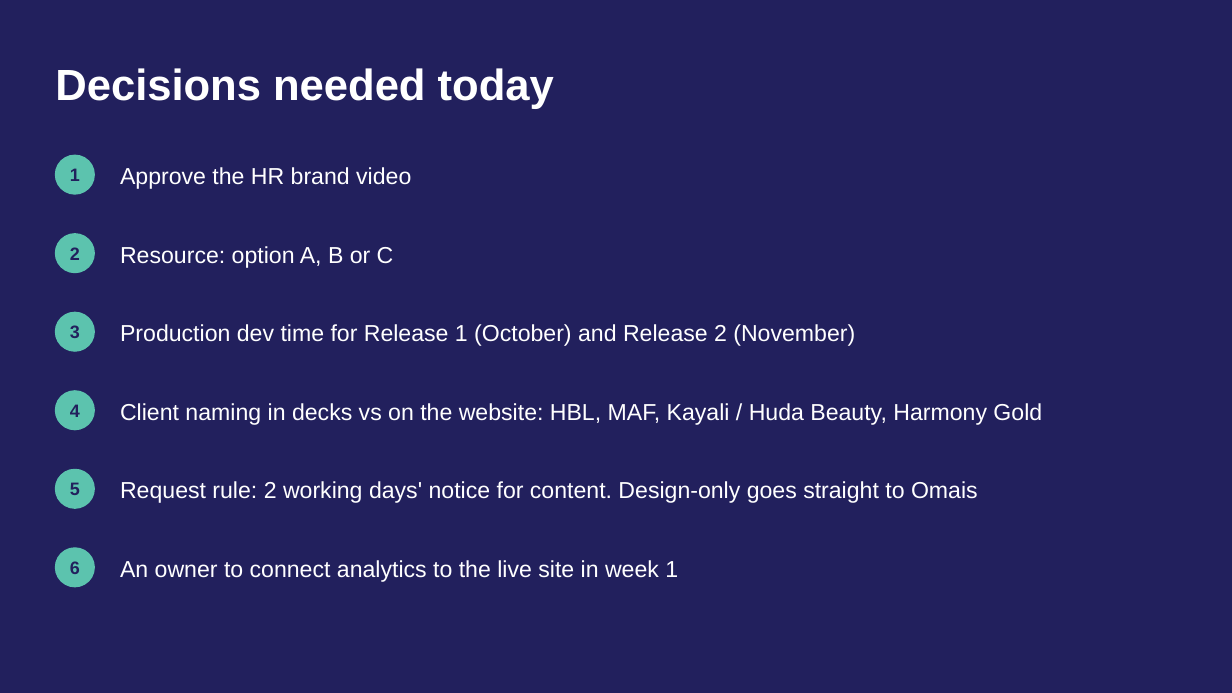
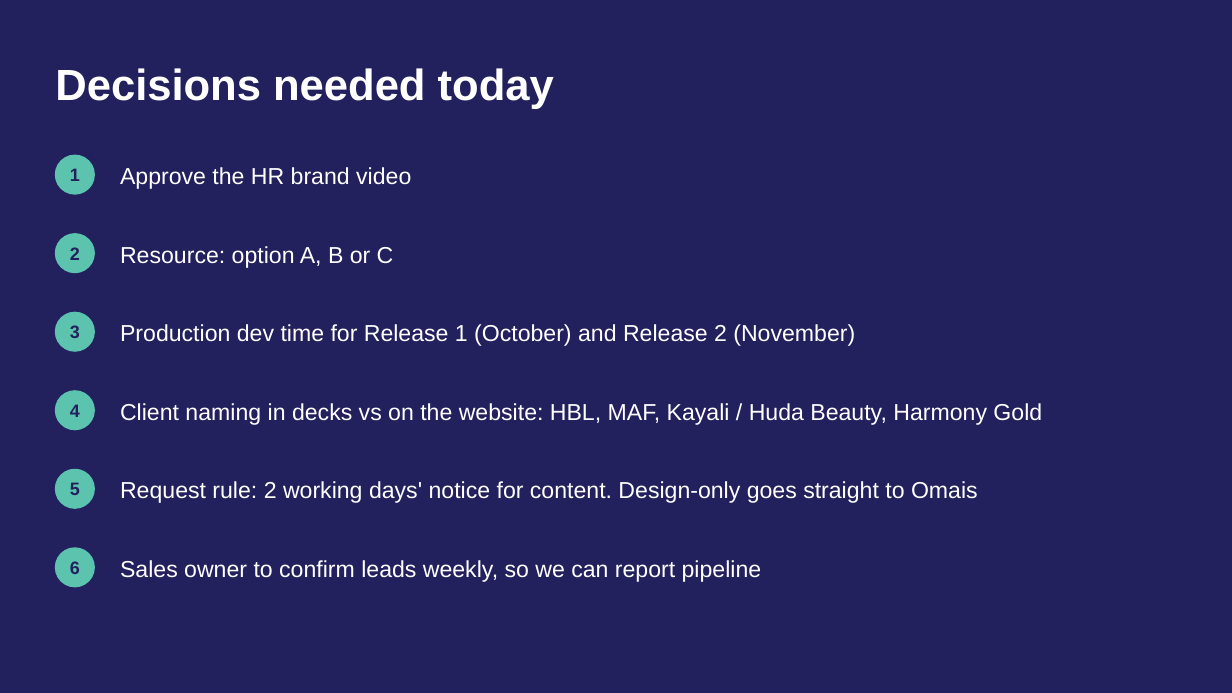
Before and after one commit to sqraza89-tech/repo, a slide deck: slide 10 of Notes/2026-09-23-xloop-marketing-plan-q2-q3.pptx. Drawn at 1232x693 pixels with LibreOffice and Linux fonts; fonts in the diff are those of the drawing. Boxes give left, top, right and bottom in pixels: in the first picture for what was removed or moved away, otherwise in the second. Text is boxed around its words. In the diff, an @@ line names an element or a change of style, - is before the commit and + after.

```diff
--- a/Notes/2026-09-23-xloop-marketing-plan-q2-q3.pptx
+++ b/Notes/2026-09-23-xloop-marketing-plan-q2-q3.pptx
@@ text at (x1=120, y1=560, x2=762, y2=582): text changed @@
-An owner to connect analytics to the live site in week 1
+Sales owner to confirm leads weekly, so we can report pipeline
```
Also in this commit, not shown: 4 other slides changed, 1 other file.
